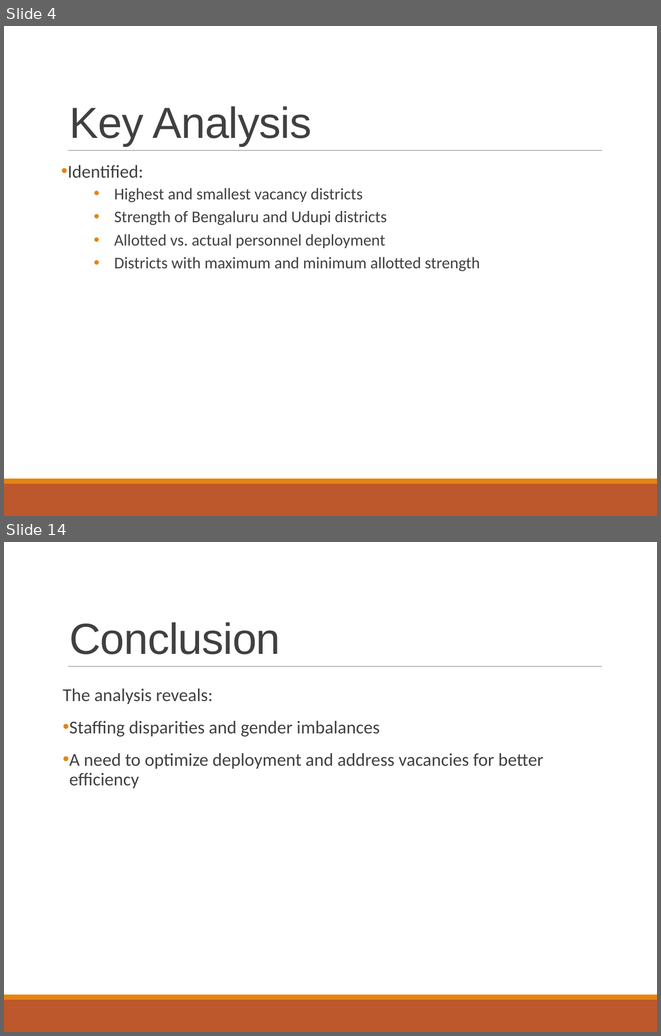
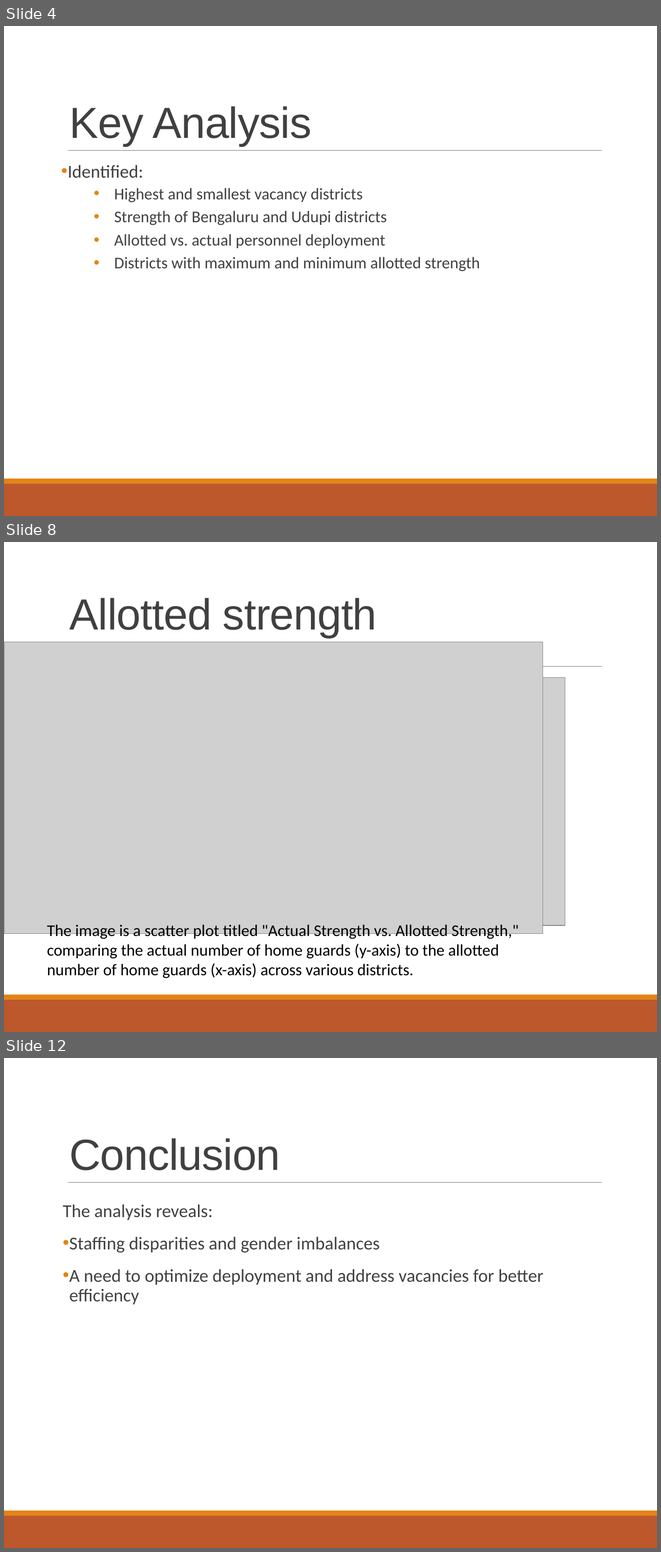
Before and after one commit to reddy1611/DataAnalytics_projects, a slide deck: 1_GovtDataset/Government_Dataset_Analysis.pptx. Shown one above the other, each under a label of ours: slides 4 and 14 before the commit, slides 4, 8 and 12 after it; the slides between them are not shown. The pictures are 661x1036 and 661x1552 pixels, drawn with LibreOffice and Linux fonts; fonts in the diff are those of the drawing; grey boxes stand for pictures. Boxes give left, top, right and bottom in pixels: in the first picture for what was removed or moved away, otherwise in the second. Text is boxed around its words. In the diff, an @@ line names an element or a change of style, - is before the commit and + after.

```diff
--- a/1_GovtDataset/Government_Dataset_Analysis.pptx
+++ b/1_GovtDataset/Government_Dataset_Analysis.pptx
@@ slide 8 added at bbox=[4, 542, 657, 1032], background #FFFFFF; not listed: 3 template elements that a slide beside it also shows @@
@@ title added at bbox=[69, 598, 377, 637], 48 pt, text #404040 @@
+Allotted strength
@@ picture added at bbox=[4, 642, 542, 933] @@
@@ picture added at bbox=[63, 678, 565, 925] @@
@@ text added at bbox=[47, 924, 519, 978], 18 pt, text #000000 @@
+The image is a scatter plot titled "Actual Strength vs. Allotted Strength," comparing the actual number of home guards (y-axis) to the allotted number of home guards (x-axis) across various districts.
@@ what was slide 14 is now slide 12 @@
```
Also in this commit, not shown: 5 slides changed, 2 other slides added, 5 slides removed.
